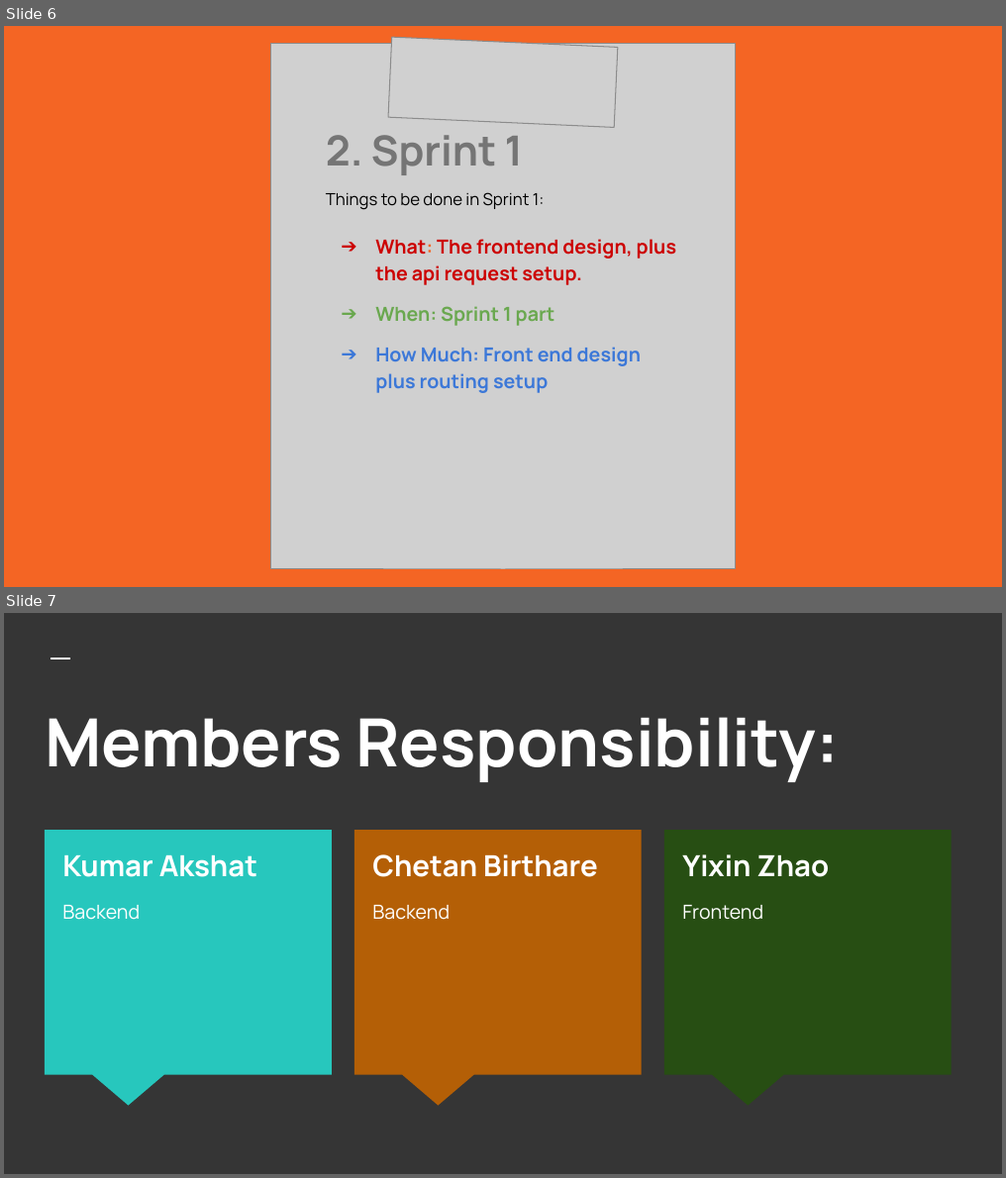
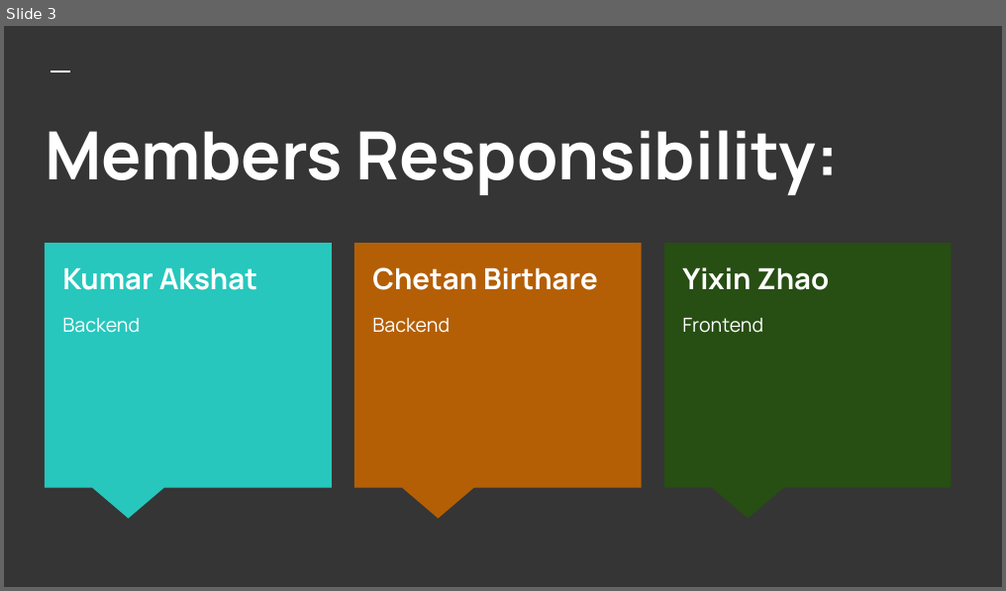
Before and after one commit to iaxat/mmis6900_project, a slide deck: sprint_2/mmis presentation (1).pptx. Shown one above the other, each under a label of ours: slides 6 and 7 before the commit, slide 3 after it. The pictures are 1006x1178 and 1006x591 pixels, drawn with LibreOffice and Linux fonts; fonts in the diff are those of the drawing; grey boxes stand for pictures. Boxes give left, top, right and bottom in pixels: in the first picture for what was removed or moved away, otherwise in the second. Text is boxed around its words. In the diff, an @@ line names an element or a change of style, - is before the commit and + after.

```diff
--- a/sprint_2/mmis presentation (1).pptx
+++ b/sprint_2/mmis presentation (1).pptx
@@ slide 6 removed at bbox=[4, 26, 1002, 587], background #F46524 @@
@@ picture removed at bbox=[270, 44, 735, 570] @@
@@ picture removed at bbox=[388, 37, 619, 127] @@
@@ text removed at bbox=[326, 135, 523, 175] @@
-2. Sprint 1
@@ text removed at bbox=[326, 192, 676, 393] @@
-Things to be done in Sprint 1:
-➔ What: The frontend design, plus the api request setup.
-➔ When: Sprint 1 part
-➔ How Much: Front end design plus routing setup
@@ what was slide 7 is now slide 3 @@
```
Also in this commit, not shown: 2 slides changed, 3 slides added, 1 other slide removed.
